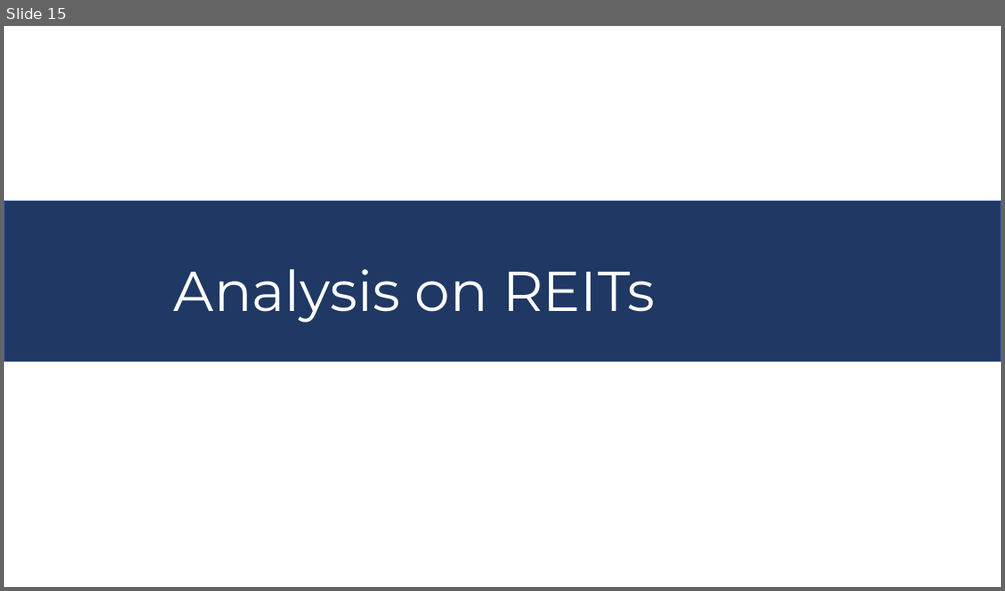
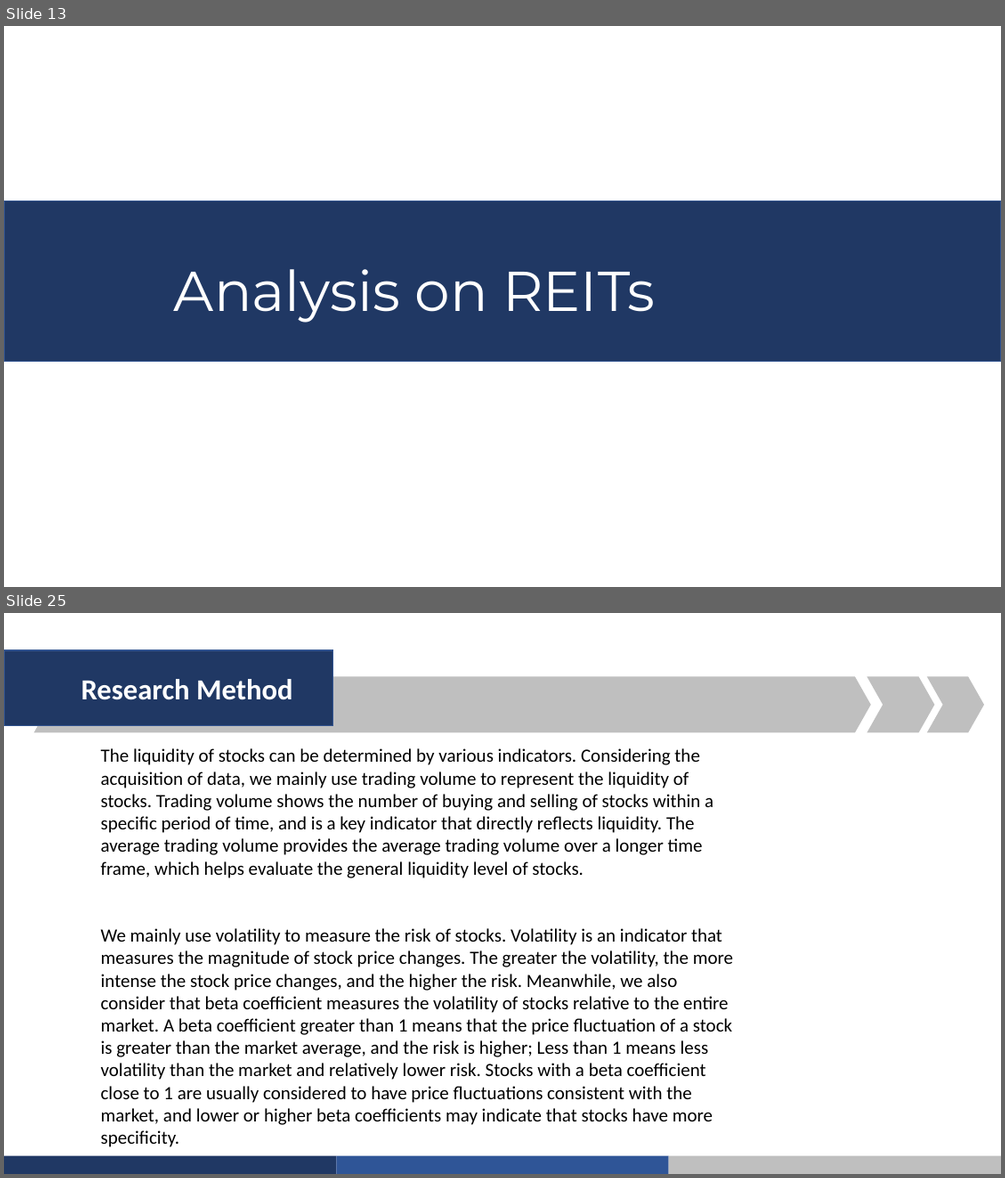
Before and after one commit to Wuvist/sgx3000, a slide deck: Group 2 Presentation.pptx. Shown one above the other, each under a label of ours: slide 15 before the commit, slides 13 and 25 after it; the slides between them are not shown. The pictures are 1005x591 and 1005x1178 pixels, drawn with LibreOffice and Linux fonts; fonts in the diff are those of the drawing. Boxes give left, top, right and bottom in pixels: in the first picture for what was removed or moved away, otherwise in the second. Text is boxed around its words. In the diff, an @@ line names an element or a change of style, - is before the commit and + after.

```diff
--- a/Group 2 Presentation.pptx
+++ b/Group 2 Presentation.pptx
@@ slide 25 added at <box>4,613,1001,1174</box>, background #CAEACE @@
@@ rectangle added at <box>4,650,333,726</box>, fill #203864, outline #325491 1 pt, 28 pt, text #CAEACE, bold @@
+Research Method
@@ chevron added at <box>34,676,871,732</box>, fill #7CCB86 @@
@@ chevron added at <box>867,676,934,732</box>, fill #7CCB86 @@
@@ chevron added at <box>927,676,984,732</box>, fill #7CCB86 @@
@@ text added at <box>101,748,733,1147</box>, 18 pt, text #000000 @@
+The liquidity of stocks can be determined by various indicators. Considering the acquisition of data, we mainly use trading volume to represent the liquidity of stocks. Trading volume shows the number of buying and selling of stocks within a specific period of time, and is a key indicator that directly reflects liquidity. The average trading volume provides the average trading volume over a longer time frame, which helps evaluate the general liquidity level of stocks.
+We mainly use volatility to measure the risk of stocks. Volatility is an indicator that measures the magnitude of stock price changes. The greater the volatility, the more intense the stock price changes, and the higher the risk. Meanwhile, we also consider that beta coefficient measures the volatility of stocks relative to the entire market. A beta coefficient greater than 1 means that the price fluctuation of a stock is greater than the market average, and the risk is higher; Less than 1 means less volatility than the market and relatively lower risk. Stocks with a beta coefficient close to 1 are usually considered to have price fluctuations consistent with the market, and lower or higher beta coefficients may indicate that stocks have more specificity.
@@ freeform shape added at <box>4,1156,336,1174</box>, fill #203864 @@
@@ freeform shape added at <box>336,1156,668,1174</box>, fill #2F5597 @@
@@ freeform shape added at <box>669,1156,1001,1174</box>, fill #7CCB86 @@
@@ what was slide 15 is now slide 13 @@
```
Also in this commit, not shown: 2 slides changed, 17 other slides added, 15 slides removed.
